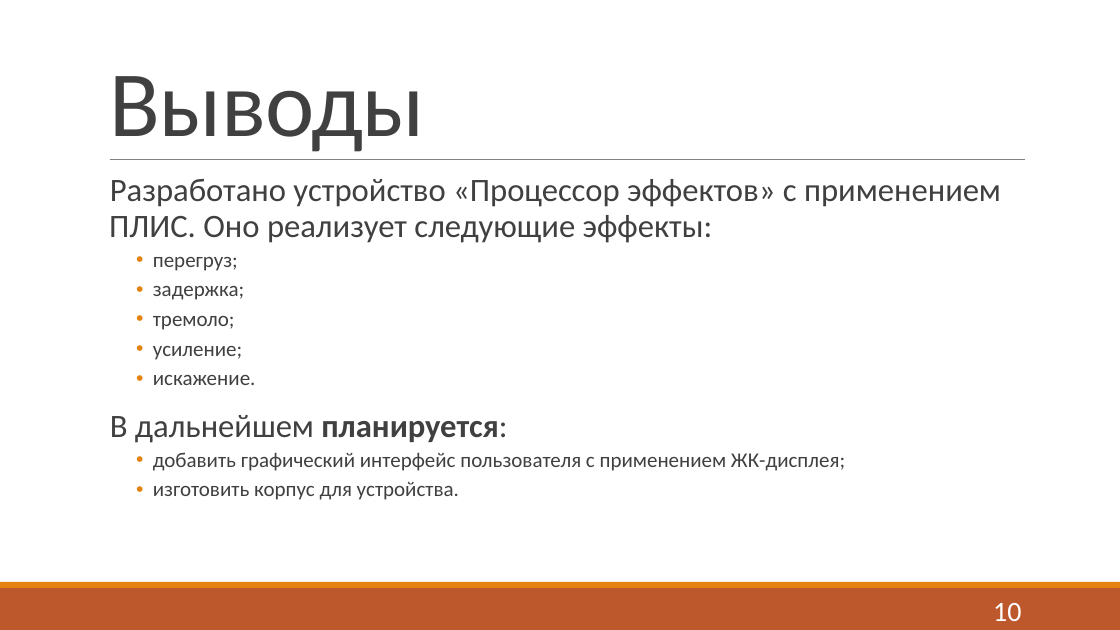
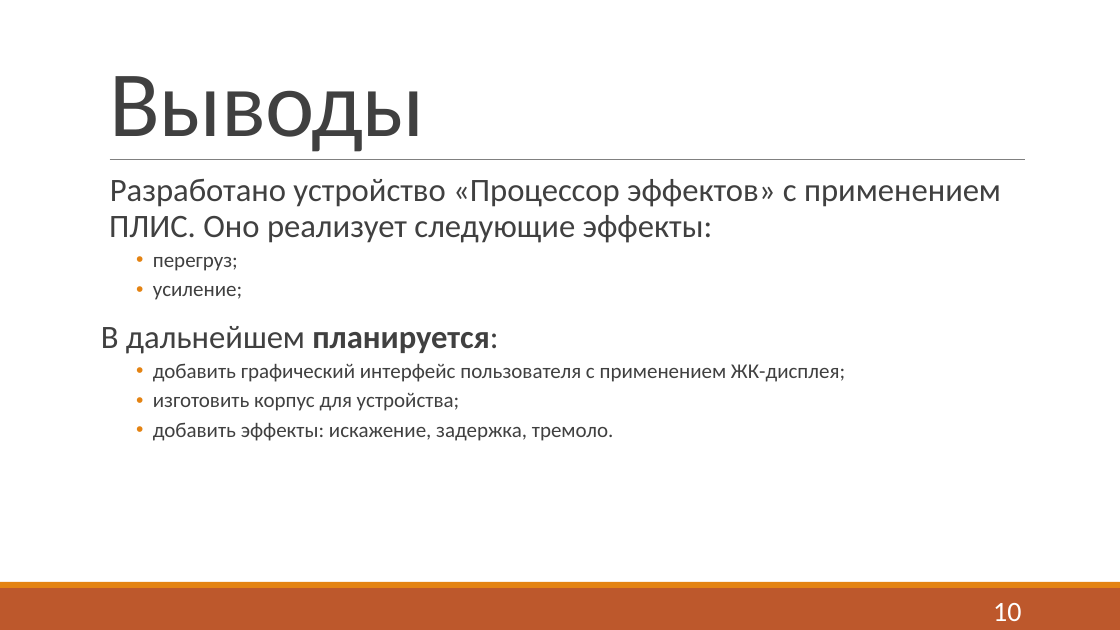
Before and after one commit to kashapovd/bachelor-project, a slide deck: slide 10 of report/presentation/fx-processor.pptx. Drawn at 1120x630 pixels with LibreOffice and Linux fonts; fonts in the diff are those of the drawing. Boxes give left, top, right and bottom in pixels: in the first picture for what was removed or moved away, otherwise in the second. Text is boxed around its words. In the diff, an @@ line names an element or a change of style, - is before the commit and + after.

```diff
--- a/report/presentation/fx-processor.pptx
+++ b/report/presentation/fx-processor.pptx
@@ text at <box>153,286,244,330</box>: paragraphs removed @@
-    • задержка;
-    • тремоло;
@@ text at <box>101,326,498,354</box>: bullet   to none @@
@@ text at <box>153,375,256,385</box>: paragraph removed @@
-    • искажение.
@@ text at <box>153,393,613,441</box>: text changed @@
-    • изготовить корпус для устройства.
+    • изготовить корпус для устройства;
+    • добавить эффекты: искажение, задержка, тремоло.
```
Also in this commit, not shown: 1 other slide changed.
